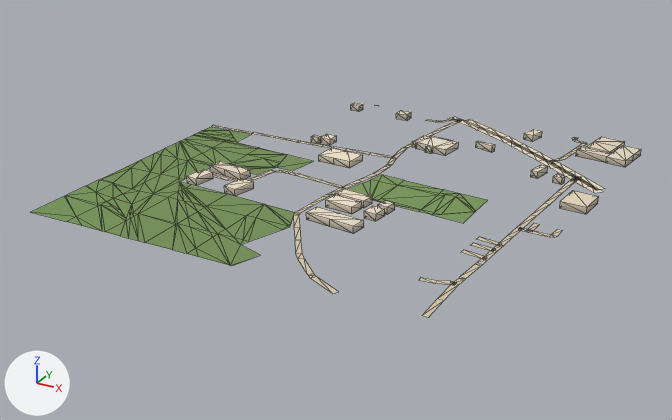
A saved change to the glTF model public/assets/bengaluru-region-v1/tiles/t29_-20-l1.glb.
Before and after are seen from a camera (50 mm lens) standing at (15200.0, -10620.0, 389.0) and looking at (14737.0, -9777.0, -32.0). Every picture has the same lights, and +X, +Y and +Z are marked at lower left. The older version comes first. Mesh edges are drawn as thin lines. Vertices at exactly the same position are counted once.

The first picture shows 'building', 'ground'.
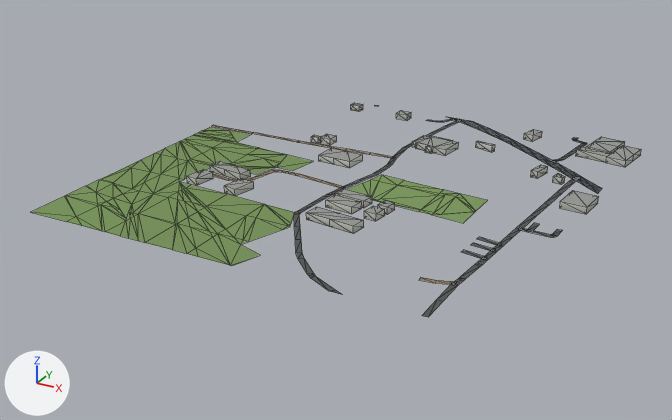
Edits to the scene script, one JSON object a line:
```json
{"block": "me_building", "where": "# used by ob_building; location = (14500.0, -10000.0, 0.0)"}
{"op": "remove", "block": "me_building", "code": "me_building.from_pydata(...)  # 218 vertices, 284 faces; spans x 90.0..514.0, y 116.0..500.0, z 0.0..8.0"}
{"op": "add", "block": "me_building", "code": "me_building.from_pydata(...)  # 218 vertices, 348 faces; spans x 90.0..514.0, y 116.0..500.0, z 0.0..8.0"}
{"block": "me_building", "change": "me_building part 1: 284 kept faces spanning x 90.0..514.0, y 116.0..500.0, z 0.0..8.0 get new vertex colours"}
{"block": "me_building", "change": "edits to the shape of me_building do not show in these pictures"}
{"block": "me_ground", "where": "# used by ob_ground; location = (14500.0, -10000.0, 0.0)"}
{"block": "me_ground", "where": "# verts and faces of me_ground; kept vertices keep their numbers, new ones are numbered from 457"}
{"block": "me_ground", "where": "# before: 443 (154.0, 221.0, 1.0) at pixel (271, 170), 444 (160.0, 218.0, 1.0) at pixel (274, 171)"}
{"op": "remove", "block": "me_ground", "code": "me_ground.from_pydata(...)  # 457 vertices, 505 faces; spans x 0.0..504.0, y -3.0..505.0, z 1.0"}
{"op": "add", "block": "me_ground", "code": "me_ground.from_pydata(...)  # 461 vertices, 509 faces; spans x 0.0..500.0, y 0.0..500.0, z 1.0"}
{"block": "me_ground", "change": "me_ground part 2: the loose piece of 30 vertices spanning x 257.0..504.0, y 330.0..505.0, z 1.0 is rebuilt with 30 vertices and now spans x 252.0..500.0, y 330.0..500.0, z 1.0"}
{"block": "me_ground", "change": "me_ground part 3: the loose piece of 22 vertices spanning x 280.0..504.0, y 340.0..505.0, z 1.0 is rebuilt with 24 vertices and now spans x 275.0..500.0, y 340.0..500.0, z 1.0"}
{"block": "me_ground", "change": "me_ground part 4"}
{"block": "me_ground", "change": "4 vertices are removed from x 358.0..446.0, y -3.0..33.0, z 1.0"}
{"block": "me_ground", "change": "6 faces are deleted"}
{"block": "me_ground", "change": "6 vertices are added at (440.0, 31.0, 1.0), (446.0, 31.0, 1.0), (366.0, 0.0, 1.0), (357.0, 5.0, 1.0), (355.0, 0.0, 1.0), (352.0, 0.0, 1.0)"}
{"block": "me_ground", "change": "8 new faces join them"}
{"block": "me_ground", "change": "me_ground part 5"}
{"block": "me_ground", "change": "4 vertices are removed from x 487.0..493.0, y 199.0..205.0, z 1.0"}
{"block": "me_ground", "change": "8 faces are deleted"}
{"block": "me_ground", "change": "4 vertices are added at (488.0, 199.0, 1.0), (486.0, 205.0, 1.0), (493.0, 204.0, 1.0), (487.0, 206.0, 1.0)"}
{"block": "me_ground", "change": "8 new faces join them"}
{"block": "me_ground", "change": "me_ground part 6"}
{"op": "add", "block": "me_ground", "code": "verts[444] = (159.0, 217.0, 1.0)  # moved, pixel (274, 171)"}
{"op": "add", "block": "me_ground", "code": "verts[443] = (154.0, 221.0, 1.0)  # moved, pixel (272, 169)"}
{"block": "me_ground", "change": "me_ground part 7: 177 kept faces spanning x 0.0..472.0, y 13.0..500.0, z 1.0 get new vertex colours; the middle colour goes from beige #d7c9ae to dark grey #535556"}
{"block": "me_ground", "change": "other edits to the shape of me_ground do not show in these pictures"}
```

What differs and where, as boxes [x1, y1, x2, y2] in the pictures (672 x 420 px; the box of a moved part takes in the faces that stretch with it):
```json
{"object": "ground", "change": "reshaped", "before": [32, 105, 605, 317], "after": [32, 105, 602, 317]}
{"part": 1, "of": "me_building", "change": "recoloured", "before": [187, 103, 641, 232], "after": [187, 103, 641, 232]}
{"part": 2, "of": "me_ground", "change": "rebuilt", "before": [448, 117, 603, 193], "after": [448, 117, 600, 194]}
{"part": 3, "of": "me_ground", "change": "rebuilt", "before": [466, 119, 605, 190], "after": [465, 120, 602, 190]}
{"part": 4, "of": "me_ground", "change": "moved or reshaped", "before": [311, 277, 458, 317], "after": [311, 277, 458, 317]}
{"part": 5, "of": "me_ground", "change": "moved or reshaped", "before": [529, 229, 563, 237], "after": [529, 229, 563, 237]}
{"part": 6, "of": "me_ground", "change": "moved or reshaped", "before": [251, 170, 279, 180], "after": [251, 170, 279, 180]}
{"part": 7, "of": "me_ground", "change": "recoloured", "before": [213, 105, 587, 285], "after": [213, 105, 587, 285]}
```
